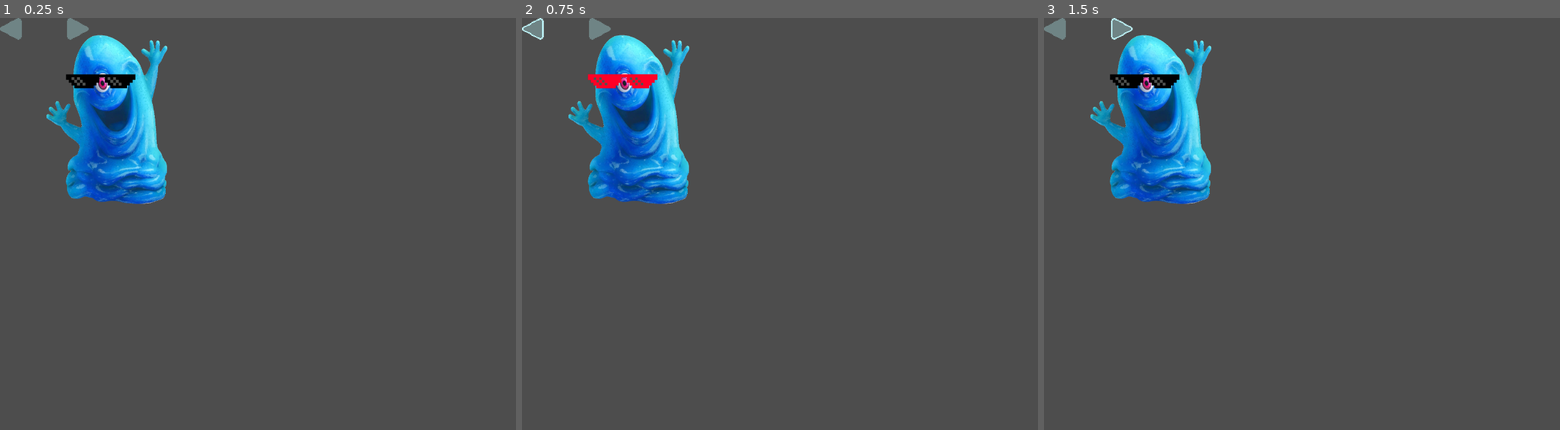
Above: before the commit, frames 1-3 (left to right).
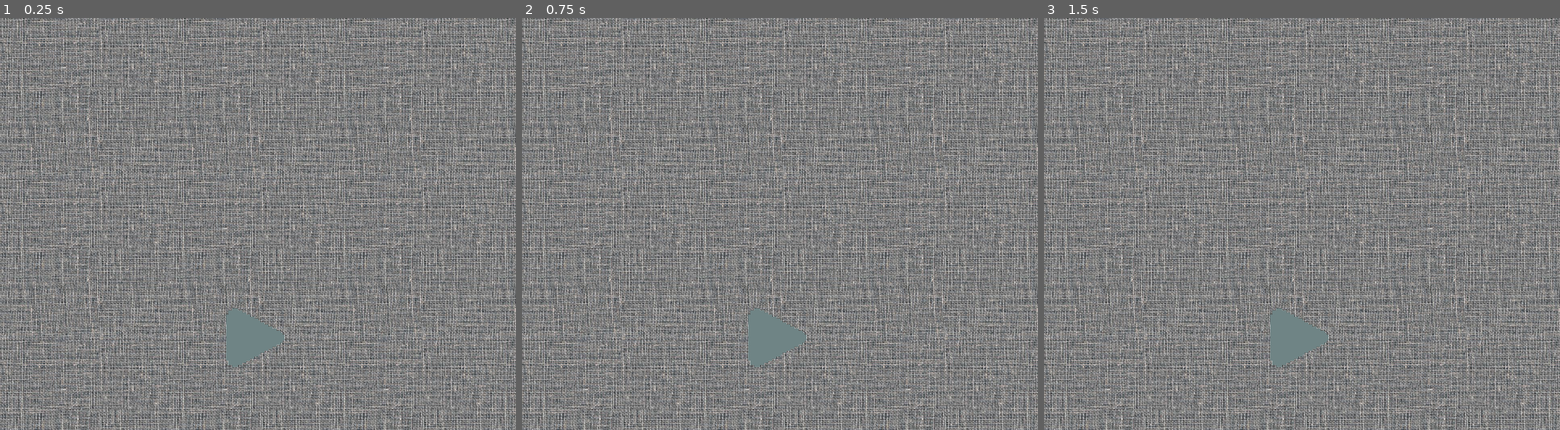
Above: after the commit, the same moments.

Repository: meshchaninov/SGJ-game-2
Game: Godot game, scene res://scenes/PlayerScene.tscn
Same seed, same stepped clock (60 frames per second), same inputs: the game is played once before the commit and once after it.
Inputs (mouse positions are in pixels of both pictures, inside the frame that each line leads up to):
- Up to frame 1 (0.25 s): no input
- Up to frame 2 (0.75 s): tap Enter at 0.5 s; move the mouse to (532, 30) at 0.52 s; click (532, 30) at 0.6 s
- Up to frame 3 (1.5 s): tap Space (ui_accept) at 0.77, 1.25 s; move the mouse to (1121, 30) at 1.27 s; click (1121, 30) at 1.35 s

The runs differ from the first frame. In frame 1, 75% of the frame differs, in the area x 0-100%, y 0-100%; in frame 2, 75%; in frame 3, 75%.

Commit message:
Added sliding menu

Diff:
--- a/project.godot
+++ b/project.godot
@@ -53,6 +53,11 @@
 "events": [Object(InputEventMouseButton,"resource_local_to_scene":false,"resource_name":"","device":-1,"window_id":0,"a …(253 unchanged characters)…
 ]
 }
+MENU={
+"deadzone": 1.0,
+"events": [Object(InputEventKey,"resource_local_to_scene":false,"resource_name":"","device":0,"window_id":0,"alt_pressed":false,"shift_pressed":false,"ctrl_pressed":false,"meta_pressed":false,"pressed":false,"keycode":0,"physical_keycode":4194305,"key_label":0,"unicode":0,"location":0,"echo":false,"script":null)
+]
+}
 
 [rendering]
 
--- /dev/null
+++ b/scenes/Menu/Menu.tscn
@@ -0,0 +1,43 @@
+[gd_scene load_steps=4 format=3 uid="uid://ccuol7mv1bi6v"]
+
+[ext_resource type="Script" uid="uid://bq5onifl0fcde" path="res://scenes/Menu/menu.gd" id="1_d2jjm"]
+[ext_resource type="Texture2D" uid="uid://emqo26ge6hi6" path="res://assets/pics/ui/menu.jpg" id="1_y0e8m"]
+[ext_resource type="PackedScene" uid="uid://b2y8xeas6jy7" path="res://scenes/ui/uiButton.tscn" id="7_uqwds"]
+
+[node name="Menu" type="Control"]
+layout_mode = 3
+anchors_preset = 15
+anchor_right = 1.0
+anchor_bottom = 1.0
+grow_horizontal = 2
+grow_vertical = 2
+script = ExtResource("1_d2jjm")
+
+[node name="TextureRect" type="TextureRect" parent="."]
+layout_mode = 1
+anchors_preset = 15
+anchor_right = 1.0
+anchor_bottom = 1.0
+grow_horizontal = 2
+grow_vertical = 2
+texture = ExtResource("1_y0e8m")
+stretch_mode = 1
+
+[node name="BoxContainer" type="BoxContainer" parent="."]
+layout_mode = 0
+offset_right = 447.0
+offset_bottom = 324.0
+
+[node name="Close" parent="." instance=ExtResource("7_uqwds")]
+layout_mode = 2
+anchors_preset = 0
+anchor_right = 1.0
+anchor_bottom = 1.0
+offset_left = 561.0
+offset_top = 722.0
+offset_right = -429.0
+offset_bottom = -12.0
+scale = Vector2(0.5, 0.5)
+action_mode = 0
+
+[connection signal="pressed" from="Close" to="." method="_on_close_pressed"]
--- /dev/null
+++ b/scenes/Menu/menu.gd
@@ -0,0 +1,76 @@
+extends Control
+
+@onready var menu = $"."
+var is_closed = false
+var is_process = false
+
+enum Event {
+	Close,
+	Open,
+	None
+}
+
+var is_ingame = false
+var _size: Vector2
+var event = Event.None
+
+var speed = 1400;
+
+# да, я ленивое говно
+var height = 1024
+
+func _process(delta: float) -> void:
+	if(Input.is_action_just_pressed('MENU')):
+		if(event == Event.Close):
+			event = Event.Open
+		elif(event == Event.Open):
+			event = Event.Close
+		else:
+			if(is_closed):
+				event = Event.Open
+			else:
+				event = Event.Close
+
+	if(event == Event.Close):
+		close(delta)
+	if(event == Event.Open):
+		open(delta)
+
+
+
+func open(delta: float):
+
+
+	var yPos = menu.position[1]
+	var nextPos = menu.position[1] + delta*speed
+	if(nextPos > 0):
+		nextPos = 0
+
+	if(nextPos == 0):
+		is_process = false
+		is_closed = false
+		event = Event.None
+	menu.set_position(Vector2(menu.position[0], nextPos))
+
+func close(delta: float):
+
+	var yPos = menu.position[1]
+	var nextPos = menu.position[1] - delta*speed
+	if(nextPos < -height):
+		nextPos = -height
+
+	if(nextPos == -height):
+		is_closed = true
+		is_process = false
+		event = Event.None
+	menu.set_position(Vector2(menu.position[0], nextPos))
+
+func _on_close_pressed() -> void:
+	if (event != Event.Close):
+		event = Event.Close
+		is_process = true
+
+func _on_open_pressed() -> void:
+	if (event != Event.Open):
+		event = Event.Open
+		is_process = true
--- a/scenes/PlayerScene.tscn
+++ b/scenes/PlayerScene.tscn
@@ -1,7 +1,13 @@
-[gd_scene load_steps=2 format=3 uid="uid://dnp7aos8j82mg"]
+[gd_scene load_steps=3 format=3 uid="uid://dnp7aos8j82mg"]
 
 [ext_resource type="PackedScene" uid="uid://cvwvtoyxl2fey" path="res://scenes/editor/editor.tscn" id="1_f302p"]
+[ext_resource type="PackedScene" uid="uid://ccuol7mv1bi6v" path="res://scenes/Menu/Menu.tscn" id="2_vdp4a"]
 
 [node name="PlayerScene" type="Node2D"]
 
 [node name="Editor" parent="." instance=ExtResource("1_f302p")]
+
+[node name="CanvasLayer" type="CanvasLayer" parent="."]
+layer = 10
+
+[node name="Menu" parent="CanvasLayer" instance=ExtResource("2_vdp4a")]
--- /dev/null
+++ b/scenes/cameraView/CRT_shader.tres
@@ -0,0 +1,9 @@
+[gd_resource type="VisualShader" format=3 uid="uid://cwqjebi6uxeh5"]
+
+[resource]
+code = "shader_type spatial;
+render_mode blend_mix, depth_draw_opaque, cull_back, diffuse_lambert, specular_schlick_ggx;
+
+
+
+"
--- a/scenes/editor/editor_row.gd
+++ b/scenes/editor/editor_row.gd
@@ -31,6 +31,7 @@
 	return texture
 
 func _on_click(is_left: bool) -> void:
+	print('ON CLICK')
 	var current = get_current_index()
 	var max = get_max_index()
 	var next_index: int
--- /dev/null
+++ b/scenes/ui/uiButton.tscn
@@ -0,0 +1,16 @@
+[gd_scene load_steps=4 format=3 uid="uid://b2y8xeas6jy7"]
+
+[ext_resource type="Texture2D" uid="uid://c545cadpjbwq" path="res://assets/pics/ui/tryAgain/main.png" id="1_o7po0"]
+[ext_resource type="Texture2D" uid="uid://38r2xji60d2p" path="res://assets/pics/ui/tryAgain/click.png" id="2_ljaw2"]
+[ext_resource type="Texture2D" uid="uid://bmdncawcbc3n6" path="res://assets/pics/ui/tryAgain/hover.png" id="3_olscx"]
+
+[node name="UiButton" type="TextureButton"]
+anchors_preset = -1
+anchor_right = 0.227
+anchor_bottom = 0.283
+offset_right = -290.56
+offset_bottom = -289.792
+texture_normal = ExtResource("1_o7po0")
+texture_pressed = ExtResource("2_ljaw2")
+texture_hover = ExtResource("3_olscx")
+stretch_mode = 0
Binary file added: assets/pics/ui/menu.jpg
Not shown, added: assets/pics/ui/menu.jpg.import
Binary file added: assets/pics/ui/tryAgain/click.png
Not shown, added: assets/pics/ui/tryAgain/click.png.import
Binary file added: assets/pics/ui/tryAgain/hover.png
Not shown, added: assets/pics/ui/tryAgain/hover.png.import
Binary file added: assets/pics/ui/tryAgain/main.png
Not shown, added: assets/pics/ui/tryAgain/main.png.import
Not shown, added: scenes/Menu/menu.gd.uid
Not shown: 1 places in scenes/cameraView/cameraView.tscn that only renumber resources
